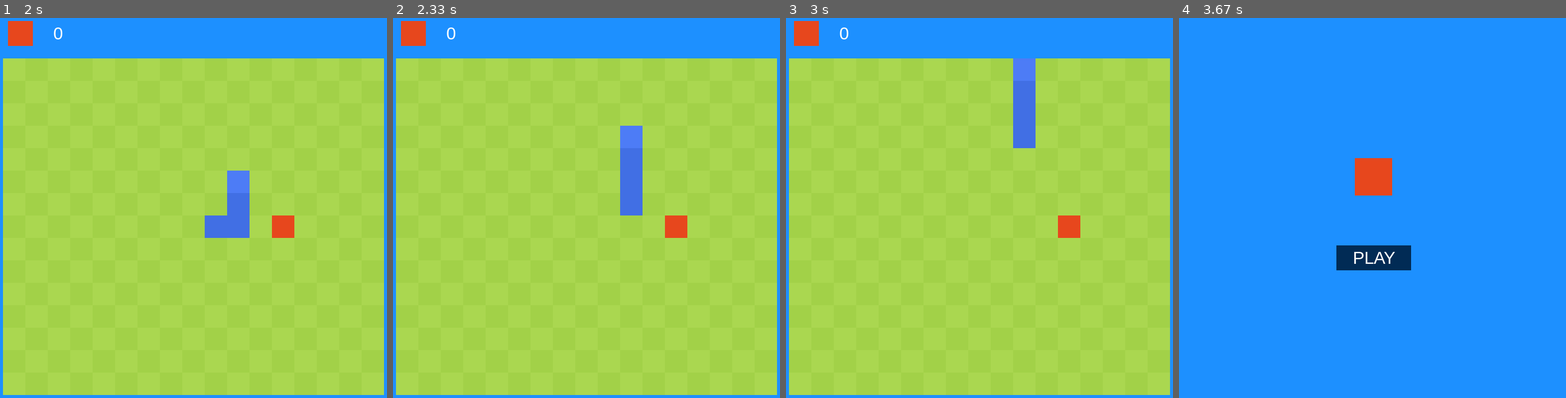
Above: before the commit, frames 1-4 (left to right).
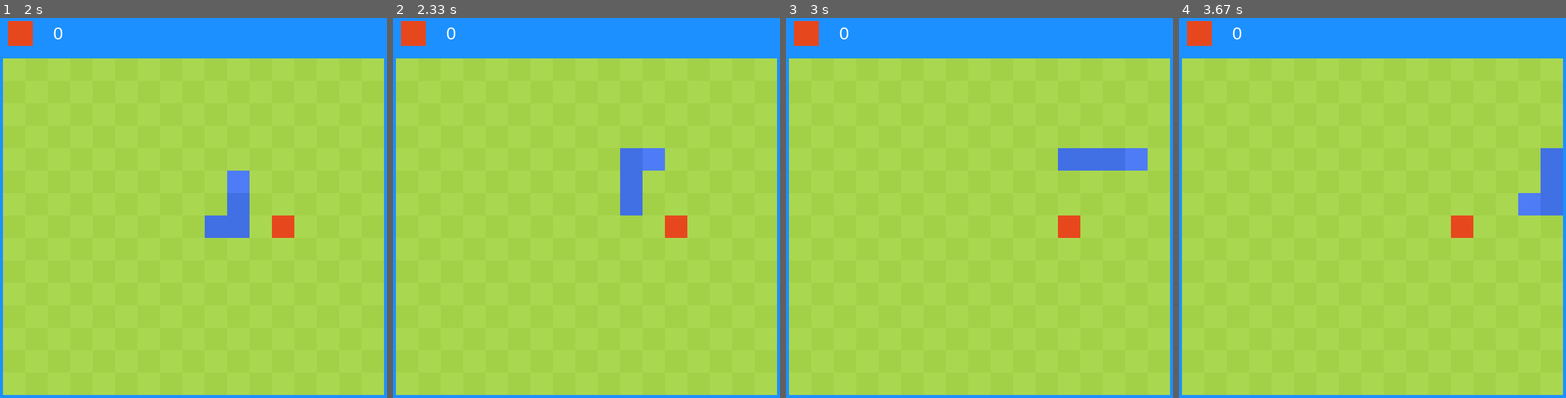
Above: after the commit, the same moments.

Repository: sharkenbear/pygame_projects
Game: pygame game, started from snake.py
The game is run twice, just before and just after one commit, with the same random seed, the same clock (stepped at 60 frames per second) and the same inputs.
Inputs (mouse positions are in pixels of both pictures, inside the frame that each line leads up to):
- Up to frame 1 (2 s): press the mouse at (193, 257) at 0.37 s; move the mouse to (131, 204) at 0.47 s; release the mouse at (73, 147) at 0.6 s; hold S 0.67-1.13 s; hold Right 0.67-1.13 s; move the mouse to (69, 303) at 0.7 s; hold Up from 1.67 s (still down)
- Up to frame 2 (2.33 s): release Up at 2.13 s; hold D from 2.17 s (still down)
- Up to frame 3 (3 s): release D at 2.63 s
- Up to frame 4 (3.67 s): hold S 3.23-3.53 s; hold Left from 3.57 s (still down)

Frame 1 is identical in both runs. In frame 2, 0.7% of the frame differs, in the area x 58-71%, y 28-41%; in frame 3, 2.7%; in frame 4, 88%, in the area x 0-100%, y 0-100%.

Commit message:
finished? version

Diff:
--- a/snake.py
+++ b/snake.py
@@ -259,6 +259,8 @@
         # number of apples currently eaten
         num_eaten = 0
         t = 0
+        # number of apples that will be on screen at any given time
+        num_apples = 1
 
     # while loop
     running = True
@@ -290,16 +292,16 @@
             # takes inputs only if player is in the playing state
             if state == PLAYING_STATE:
                 # sets the direction variable to different things depending on what keys are pressed
-                if key[pygame.K_DOWN] and direction != UP_DIRECTION:
+                if (key[pygame.K_DOWN] or key[pygame.K_s]) and direction != UP_DIRECTION:
                     input_ = DOWN_DIRECTION
 
-                if key[pygame.K_UP] and direction != DOWN_DIRECTION:
+                if (key[pygame.K_UP] or key[pygame.K_w]) and direction != DOWN_DIRECTION:
                     input_ = UP_DIRECTION
 
-                if key[pygame.K_RIGHT] and direction != LEFT_DIRECTION:
+                if (key[pygame.K_RIGHT] or key[pygame.K_d]) and direction != LEFT_DIRECTION:
                     input_ = RIGHT_DIRECTION
 
-                if key[pygame.K_LEFT] and direction != RIGHT_DIRECTION and direction != NOWHERE_DIRECTION:
+                if (key[pygame.K_LEFT] or key[pygame.K_a]) and direction != RIGHT_DIRECTION and direction != NOWHERE_DIRECTION:
                     input_ = LEFT_DIRECTION
 
             # takes inputs only if player is in the lost state
--- a/sprite_map_maker.py
+++ b/sprite_map_maker.py
@@ -669,8 +669,6 @@
                     t = 255
                 draw_opacity_text(900, 20, "saved!", (0, 0, 0), 40, opacity)
 
-            print
-
             if trying_delete and not saved_text:
                 draw_centered_text(1000, 20, "press command +", (0, 0, 0), 20)
                 draw_centered_text(1000, 40, "delete again to confirm", (0, 0, 0), 20)
